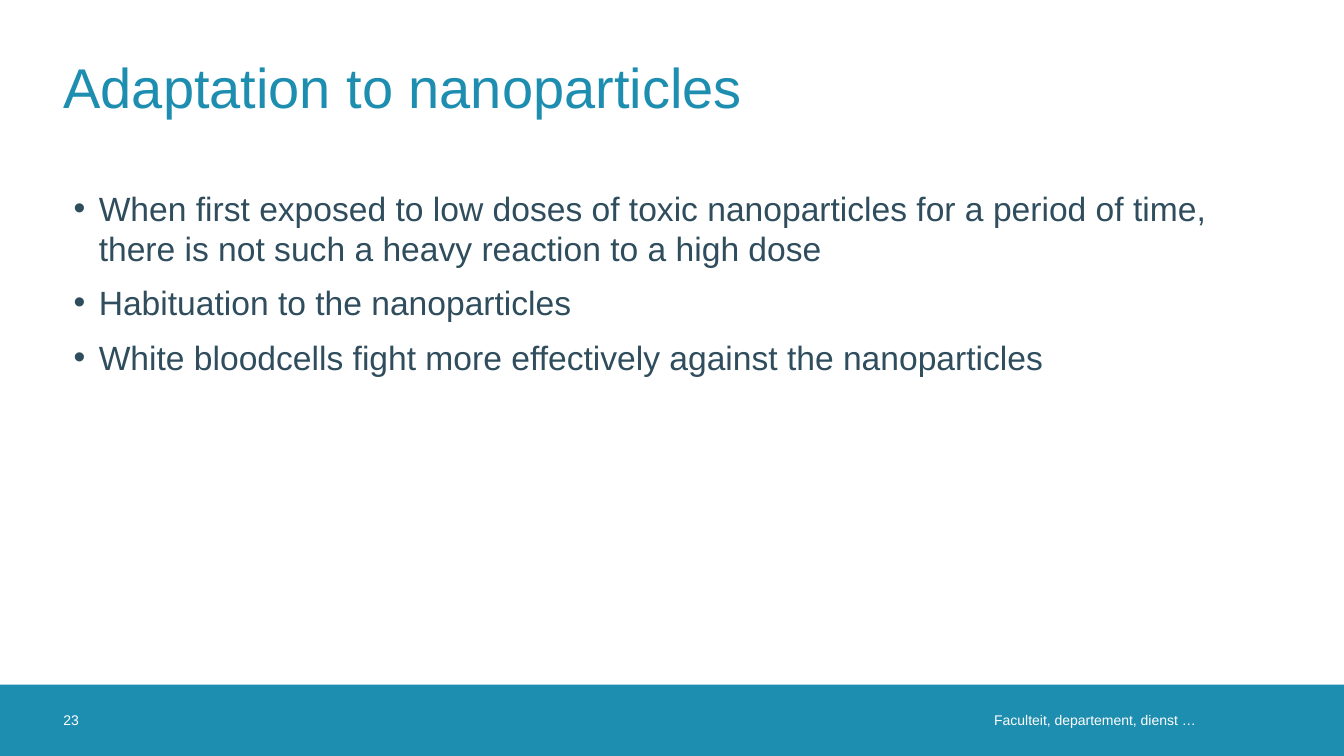
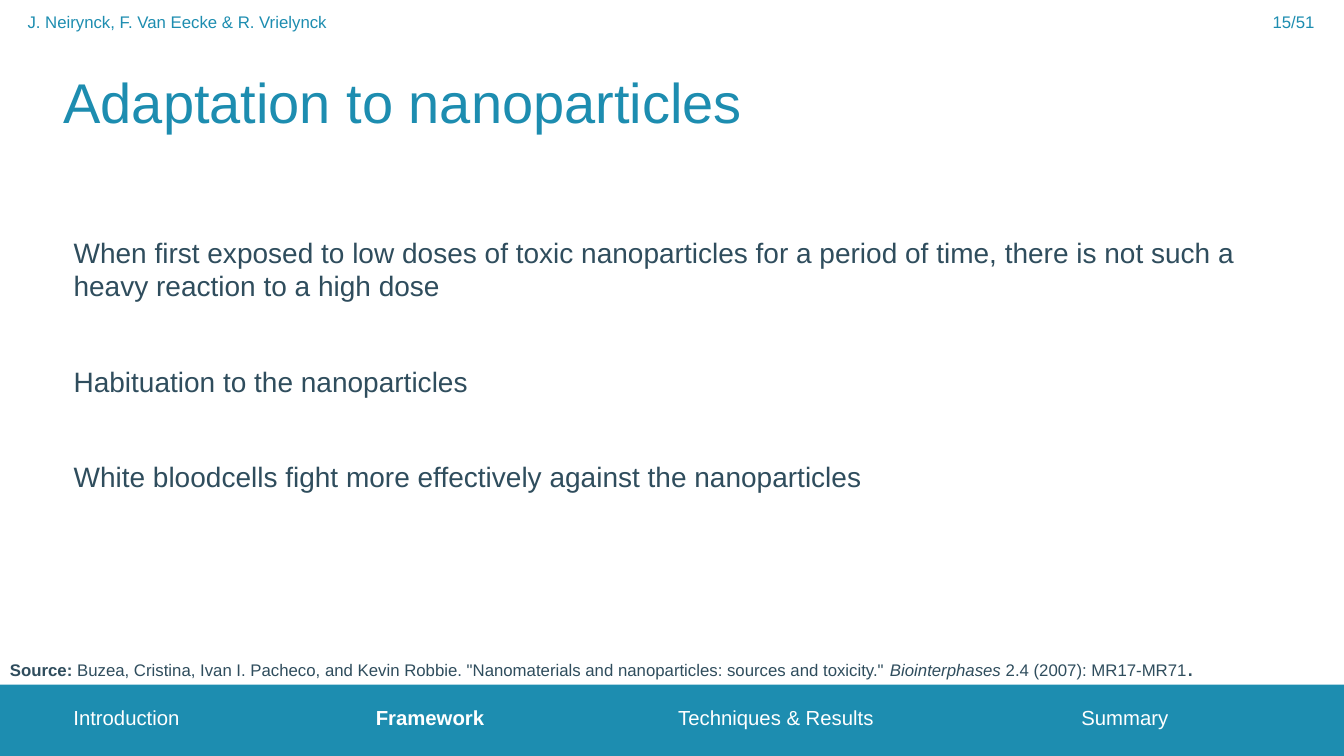
Before and after one commit to FrederikVanEecke/PresentationClusters, a slide deck: slide 15 of NanoparticleToxicity.pptx (slide 23 before the commit). Drawn at 1344x756 pixels with LibreOffice and Linux fonts; fonts in the diff are those of the drawing; background and template pictures are left out. Boxes give left, top, right and bottom in pixels: in the first picture for what was removed or moved away, otherwise in the second. Text is boxed around its words. In the diff, an @@ line names an element or a change of style, - is before the commit and + after.

```diff
--- a/NanoparticleToxicity.pptx
+++ b/NanoparticleToxicity.pptx
@@ text added at [28, 16, 326, 32], 12 pt, text #1D8DB0 @@
+J. Neirynck, F. Van Eecke & R. Vrielynck
@@ page number added at [1273, 16, 1315, 28], 12 pt, text #1D8DB0 @@
+15/51
@@ title "Adaptation to nanoparticles": place and size @@
-title "Adaptation to nanoparticles" at [63, 67, 742, 118]
+title "Adaptation to nanoparticles" at [64, 82, 742, 132]
@@ text "When first exposed to low ..." at [74, 242, 1234, 492]: size 24 to 20 pt; bullet • to none @@
@@ text added at [10, 664, 1186, 680], 12 pt, text #2F4D5D @@
+Source: Buzea, Cristina, Ivan I. Pacheco, and Kevin Robbie. "Nanomaterials and nanoparticles: sources and toxicity." Biointerphases 2.4 (2007): MR17-MR71.
@@ page number removed at [63, 715, 79, 725] @@
-23
@@ text added at [73, 710, 1168, 730], 14.5 pt, text #FFFFFF @@
+Introduction Framework Techniques & Results Summary
@@ text removed at [994, 715, 1178, 728] @@
-Faculteit, departement, dienst …
```
Also in this commit, not shown: 21 other slides changed, 28 slides added, 2 slides removed.
